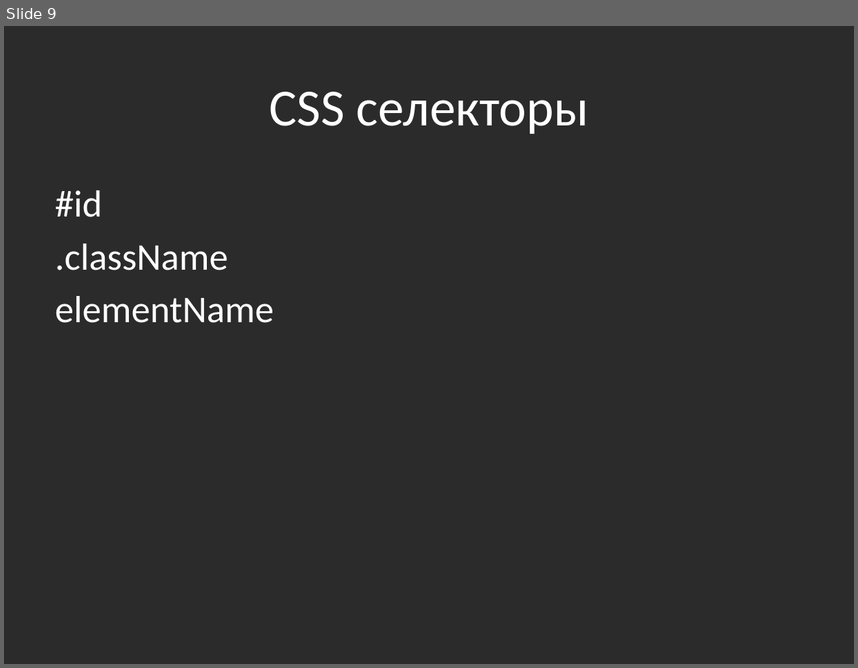
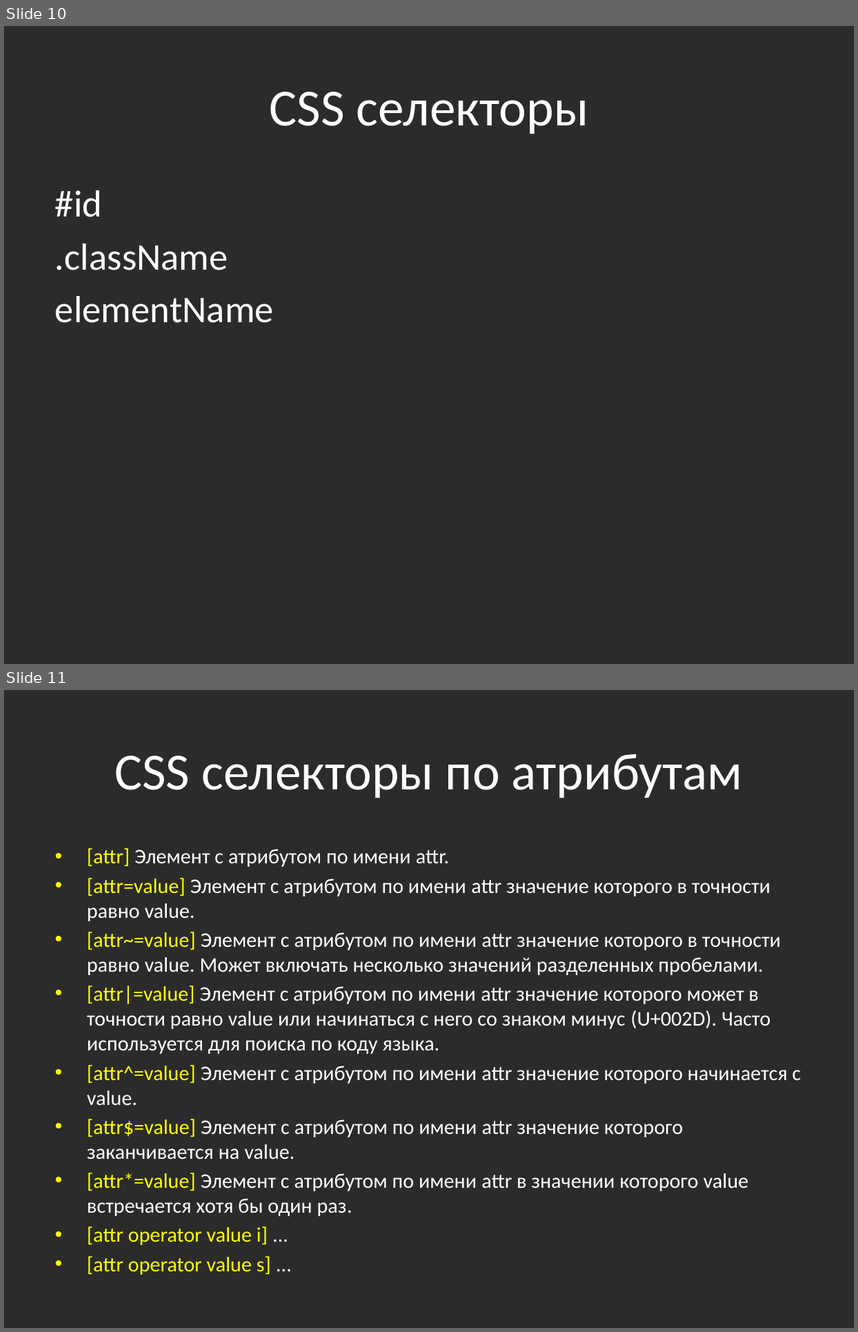
Before and after one commit to bazile/AspNetMvcTraining, a slide deck: html-css-js.pptx. Shown one above the other, each under a label of ours: slide 9 before the commit, slides 10 and 11 after it. The pictures are 858x668 and 858x1332 pixels, drawn with LibreOffice and Linux fonts; fonts in the diff are those of the drawing; background and template pictures are left out; a plain dark background stands for a picture behind light text. Boxes give left, top, right and bottom in pixels: in the first picture for what was removed or moved away, otherwise in the second. Text is boxed around its words. In the diff, an @@ line names an element or a change of style, - is before the commit and + after.

```diff
--- a/html-css-js.pptx
+++ b/html-css-js.pptx
@@ slide 11 added at box(4, 690, 854, 1328), background picture (left out) @@
@@ title added at box(114, 754, 743, 798), 44 pt, text #FFFFFF @@
+CSS селекторы по атрибутам
@@ text added at box(87, 848, 801, 1245), 17.6 pt, text #FFFFFF @@
+• [attr] Элемент с атрибутом по имени attr.
+• [attr=value] Элемент с атрибутом по имени attr значение которого в точности равно value.
+• [attr~=value] Элемент с атрибутом по имени attr значение которого в точности равно value. Может включать несколько значений разделенных пробелами.
+• [attr|=value] Элемент с атрибутом по имени attr значение которого может в точности равно value или начинаться с него со знаком минус (U+002D). Часто используется для поиска по коду языка.
+• [attr^=value] Элемент с атрибутом по имени attr значение которого начинается с value.
+• [attr$=value] Элемент с атрибутом по имени attr значение которого заканчивается на value.
+• [attr*=value] Элемент с атрибутом по имени attr в значении которого value встречается хотя бы один раз.
+• [attr operator value i] ...
+• [attr operator value s] ...
@@ what was slide 9 is now slide 10 @@
```
Also in this commit, not shown: 4 other files.
